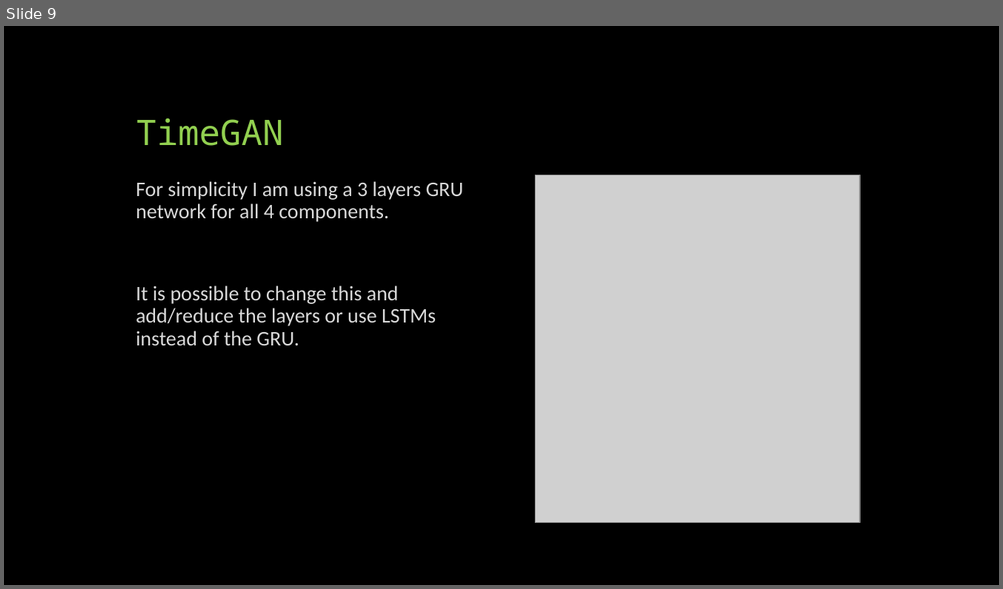
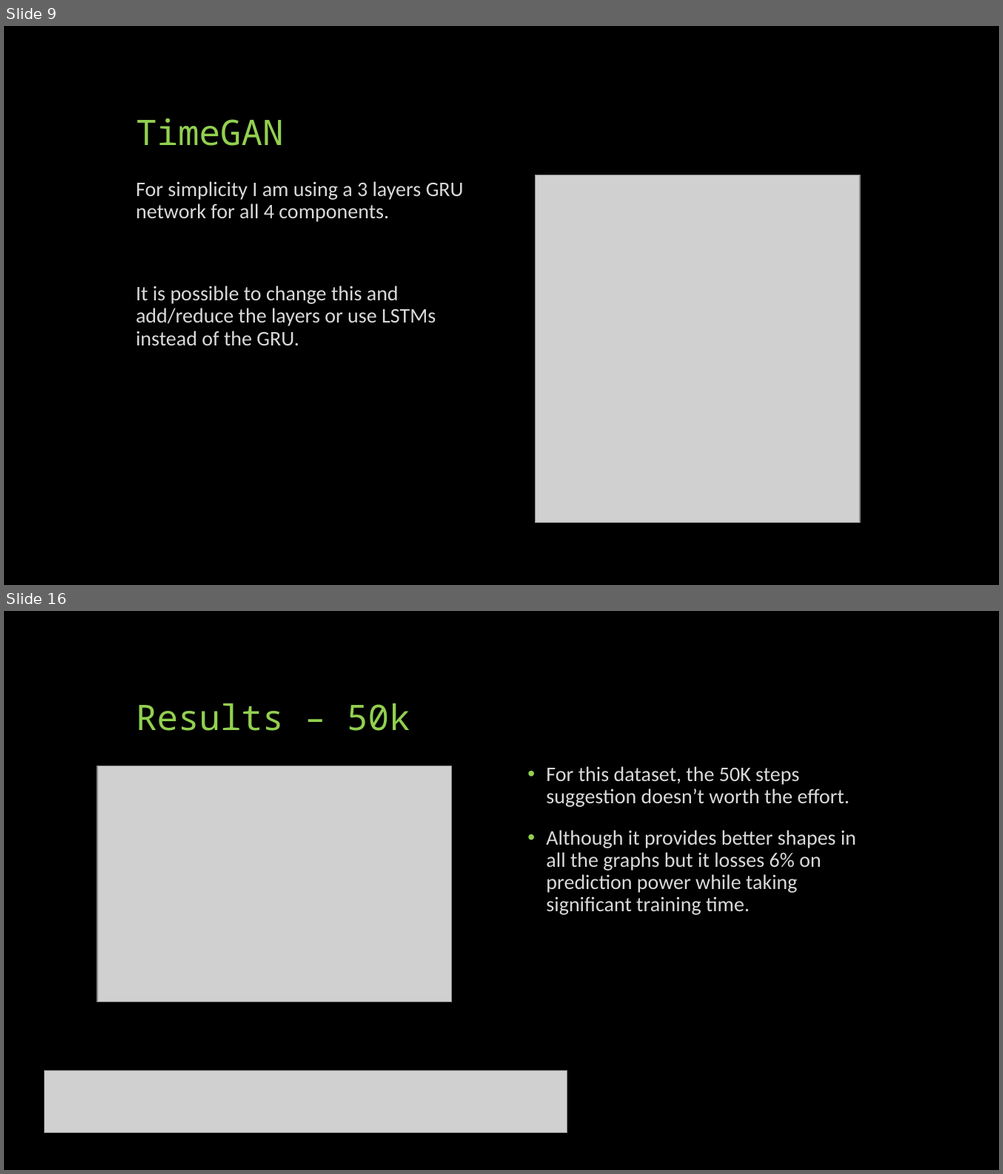
Before and after one commit to shsab/DL_Term_Project, a slide deck: presentation/Deep-Learning-Term-Project.pptx. Shown one above the other, each under a label of ours: slide 9 before the commit, slides 9 and 16 after it; the slides between them are not shown. The pictures are 1003x589 and 1003x1174 pixels, drawn with LibreOffice and Linux fonts; fonts in the diff are those of the drawing; grey boxes stand for pictures. Boxes give left, top, right and bottom in pixels: in the first picture for what was removed or moved away, otherwise in the second. Text is boxed around its words. In the diff, an @@ line names an element or a change of style, - is before the commit and + after.

```diff
--- a/presentation/Deep-Learning-Term-Project.pptx
+++ b/presentation/Deep-Learning-Term-Project.pptx
@@ slide 16 added at [4,611,999,1170], background #000000 @@
@@ title added at [136,703,410,731], 34 pt, text #92D050 @@
+Results – 50k
@@ picture added at [97,766,452,1002] @@
@@ text added at [546,766,856,915], 20 pt, text #D9D9D9 @@
+• For this dataset, the 50K steps suggestion doesn’t worth the effort.
+• Although it provides better shapes in all the graphs but it losses 6% on prediction power while taking significant training time.
@@ picture added at [44,1071,566,1133] @@
```
Also in this commit, not shown: 8 other slides added.
